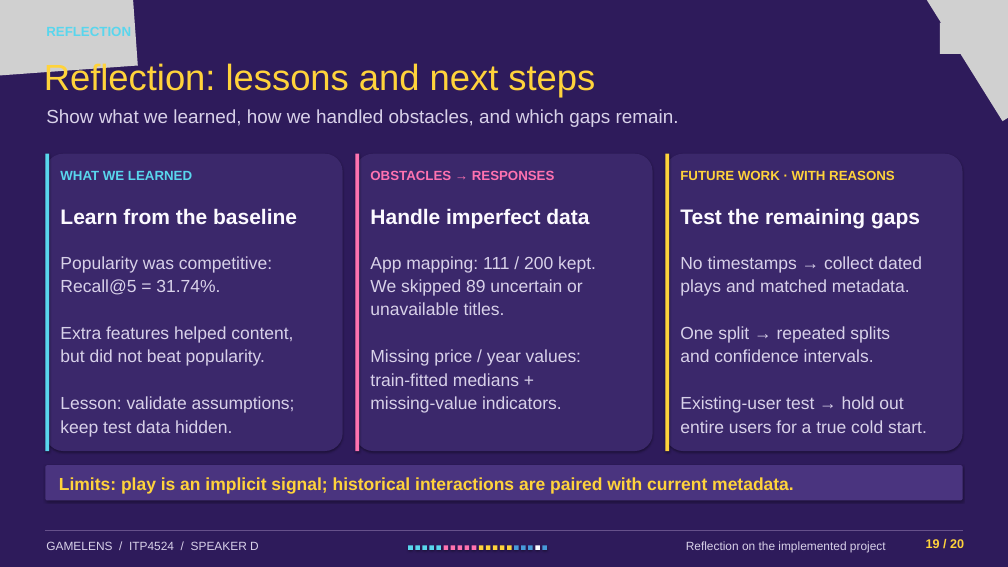
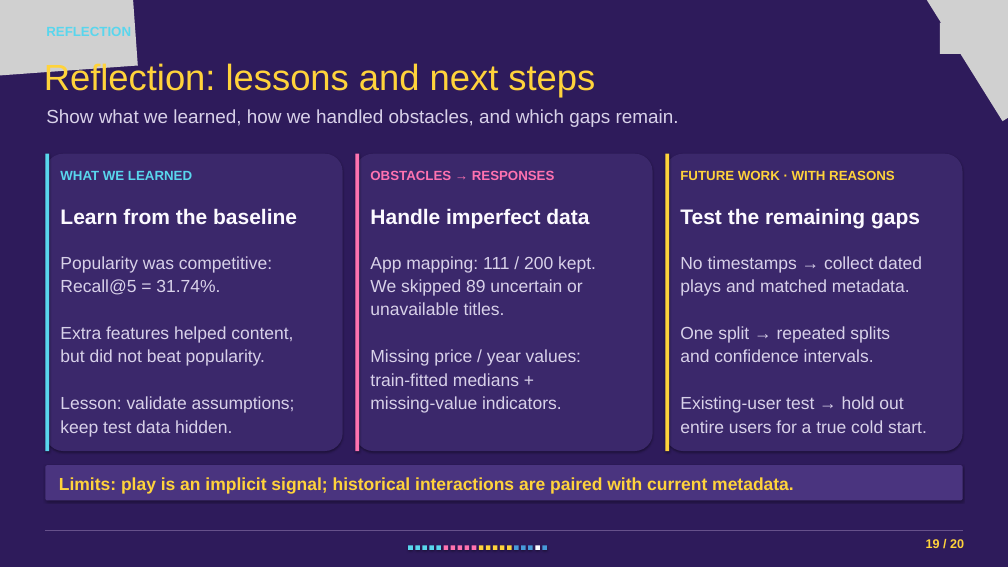
Before and after one commit to CalebChan411/ITP4524GP, a slide deck: slide 19 of part_b/game_recommendation/presentation.pptx. Drawn at 1008x567 pixels with LibreOffice and Linux fonts; fonts in the diff are those of the drawing; grey boxes stand for pictures. Boxes give left, top, right and bottom in pixels: in the first picture for what was removed or moved away, otherwise in the second. Text is boxed around its words. In the diff, an @@ line names an element or a change of style, - is before the commit and + after.

```diff
--- a/part_b/game_recommendation/presentation.pptx
+++ b/part_b/game_recommendation/presentation.pptx
@@ text removed at box(46, 541, 259, 550) @@
-GAMELENS / ITP4524 / SPEAKER D
@@ text removed at box(686, 541, 886, 553) @@
-Reflection on the implemented project
```
Also in this commit, not shown: 17 other slides changed, 1 slide added, 1 slide removed, 4 other files.
